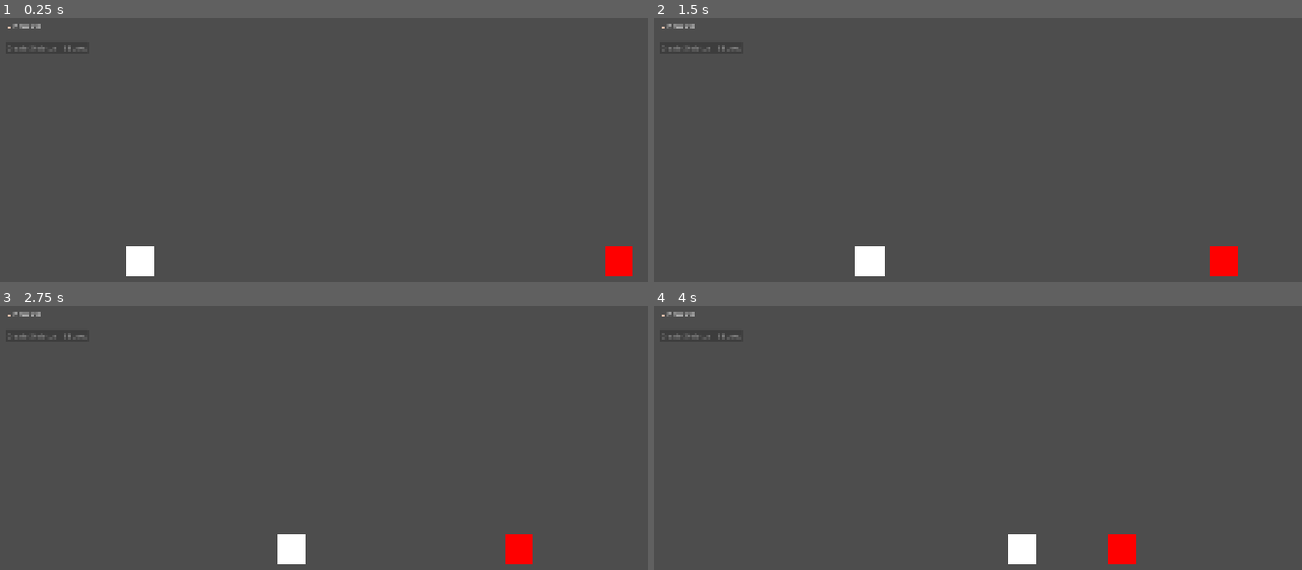
Above: before the commit, frames 1-4 (two rows, left to right).
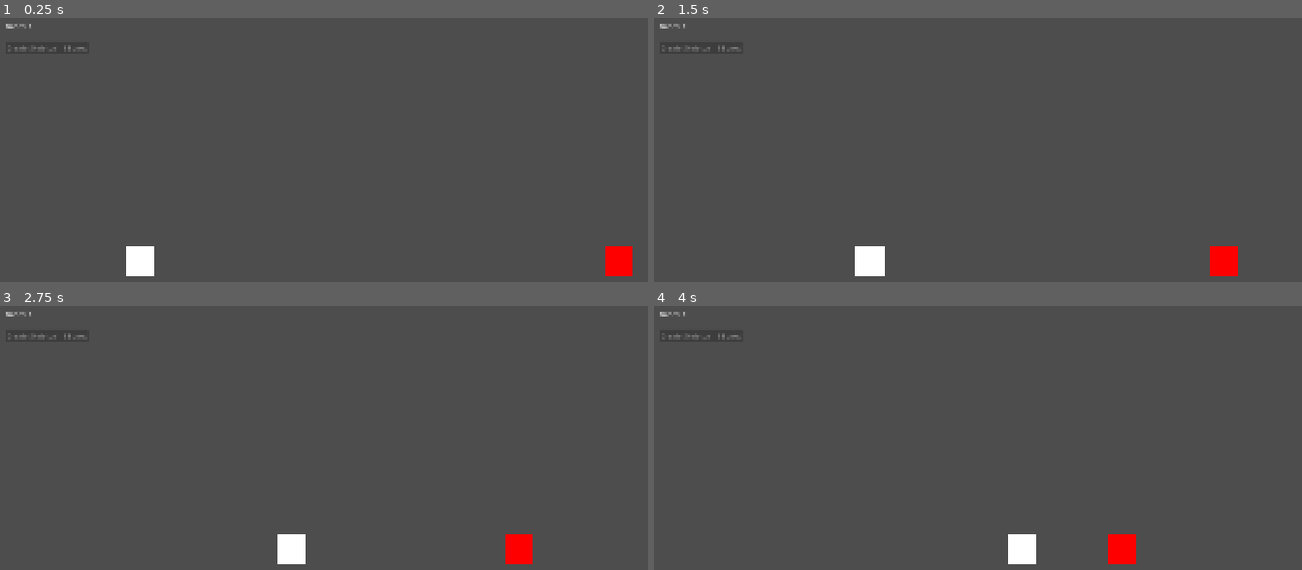
Above: after the commit, the same moments.

Repository: luizfelippe-dev/NecroWorks
Game: Godot game, scene res://main.tscn
Two runs of this game, one before a commit and one after it. Both use one fixed random seed, a clock stepped at 60 frames per second and the inputs below. The project has no main scene, so this scene is started directly.
Inputs:
- Up to frame 1 (0.25 s): no input
- Up to frame 2 (1.5 s): no input
- Up to frame 3 (2.75 s): no input
- Up to frame 4 (4 s): no input

The runs differ from the first frame. In frame 1, less than 0.1% of the frame differs, in the area x 0-7%, y 2-5%; in frame 2, less than 0.1%; in frame 3, less than 0.1%; in frame 4, less than 0.1%.

Commit message:
feat: support multiple skeletons in combat

Diff:
--- a/main.gd
+++ b/main.gd
@@ -7,62 +7,188 @@
 
 var corpse_scene = preload("res://corpse.tscn")
 
+# Movimento
 var skeleton_speed := 150.0
 var enemy_speed := 100.0
 
-var skeleton_hp := 100
+# Vida
+var skeleton_max_hp := 100
 var enemy_hp := 100
 
+# Dano
 var skeleton_damage := 10
 var enemy_damage := 8
 
+# Combate
 var attack_distance := 80.0
 var attack_cooldown := 0.7
-var attack_timer := 0.0
-
+var enemy_attack_timer := 0.0
+
+# Economia
 var bones := 0
 var bones_per_corpse := 5
-
 var skeleton_cost := 5
 
+# Skeletons
+var skeletons: Array = []
+var skeleton_hps: Dictionary = {}
+var skeleton_attack_timers: Dictionary = {}
+
+var skeleton_spawn_position := Vector2.ZERO
+
+
+func _ready():
+	skeleton_spawn_position = skeleton.position
+
+	register_skeleton(skeleton)
+
+	create_skeleton_button.pressed.connect(create_skeleton)
+
+	update_bones_ui()
+
 
 func _process(delta):
-	attack_timer -= delta
-
-	var distance = abs(enemy.position.x - skeleton.position.x)
-
-	if distance > attack_distance:
-		skeleton.position.x += skeleton_speed * delta
+	if not is_instance_valid(enemy):
+		return
+
+	if skeletons.is_empty():
+		return
+
+	enemy_attack_timer = max(enemy_attack_timer - delta, 0.0)
+
+	var target = get_closest_skeleton_to_enemy()
+
+	if target == null:
+		return
+
+	# Movimento e ataque do Enemy
+	var enemy_distance = abs(enemy.position.x - target.position.x)
+
+	if enemy_distance > attack_distance:
 		enemy.position.x -= enemy_speed * delta
 	else:
-		if attack_timer <= 0:
-			attack()
-			attack_timer = attack_cooldown
-
-
-func attack():
+		if enemy_attack_timer <= 0:
+			damage_skeleton(target)
+			enemy_attack_timer = attack_cooldown
+
+	# Movimento e ataque de TODOS os Skeletons
+	for current_skeleton in skeletons.duplicate():
+
+		if not is_instance_valid(current_skeleton):
+			continue
+
+		var timer = float(
+			skeleton_attack_timers.get(current_skeleton, 0.0)
+		)
+
+		timer = max(timer - delta, 0.0)
+
+		skeleton_attack_timers[current_skeleton] = timer
+
+		var distance = abs(
+			enemy.position.x - current_skeleton.position.x
+		)
+
+		if distance > attack_distance:
+			current_skeleton.position.x += skeleton_speed * delta
+
+		else:
+			if timer <= 0:
+				attack_enemy(current_skeleton)
+
+				if enemy_hp <= 0:
+					kill_enemy()
+					return
+
+
+func register_skeleton(new_skeleton):
+	skeletons.append(new_skeleton)
+
+	skeleton_hps[new_skeleton] = skeleton_max_hp
+
+	skeleton_attack_timers[new_skeleton] = 0.0
+
+	print("SKELETON REGISTRADO!")
+	print("TOTAL DE SKELETONS: ", skeletons.size())
+
+
+func attack_enemy(attacking_skeleton):
+	if not is_instance_valid(enemy):
+		return
+
 	enemy_hp -= skeleton_damage
-	skeleton_hp -= enemy_damage
-
-	print("Esqueleto HP: ", skeleton_hp, " | Inimigo HP: ", enemy_hp)
-
-	if enemy_hp <= 0:
-		print("INIMIGO MORREU!")
-
-		var death_position = enemy.position
-
-		spawn_corpse(death_position)
-
-		enemy.queue_free()
-
+
+	skeleton_attack_timers[attacking_skeleton] = attack_cooldown
+
+	print(
+		"SKELETON ATACOU! | Enemy HP: ",
+		enemy_hp,
+		" | Skeletons vivos: ",
+		skeletons.size()
+	)
+
+
+func damage_skeleton(target):
+	if not skeleton_hps.has(target):
+		return
+
+	skeleton_hps[target] -= enemy_damage
+
+	print(
+		"ENEMY ATACOU! | Skeleton HP: ",
+		skeleton_hps[target]
+	)
+
+	if skeleton_hps[target] <= 0:
+		kill_skeleton(target)
+
+
+func kill_skeleton(target):
+	print("SKELETON MORREU!")
+
+	skeleton_hps.erase(target)
+	skeleton_attack_timers.erase(target)
+	skeletons.erase(target)
+
+	target.queue_free()
+
+	print("SKELETONS RESTANTES: ", skeletons.size())
+
+	if skeletons.is_empty():
+		print("TODOS OS SKELETONS MORRERAM!")
 		set_process(false)
 
-	elif skeleton_hp <= 0:
-		print("ESQUELETO MORREU!")
-
-		skeleton.queue_free()
-
-		set_process(false)
+
+func get_closest_skeleton_to_enemy():
+	var closest_skeleton = null
+	var closest_distance := 1000000000.0
+
+	for current_skeleton in skeletons:
+
+		if not is_instance_valid(current_skeleton):
+			continue
+
+		var distance = abs(
+			enemy.position.x - current_skeleton.position.x
+		)
+
+		if distance < closest_distance:
+			closest_distance = distance
+			closest_skeleton = current_skeleton
+
+	return closest_skeleton
+
+
+func kill_enemy():
+	print("INIMIGO MORREU!")
+
+	var death_position = enemy.position
+
+	spawn_corpse(death_position)
+
+	enemy.queue_free()
+
+	set_process(false)
 
 
 func spawn_corpse(spawn_position: Vector2):
@@ -72,8 +198,9 @@
 
 	add_child(corpse)
 
-	corpse.pressed.connect(func():
-		process_corpse(corpse)
+	corpse.pressed.connect(
+		func():
+			process_corpse(corpse)
 	)
 
 	print("CADÁVER CRIADO!")
@@ -90,36 +217,34 @@
 
 	corpse.queue_free()
 
-func update_bones_ui():
-	bones_label.text = "🦴 Bones: " + str(bones)
-	create_skeleton_button.disabled = bones < skeleton_cost
-
-
-func _ready():
-	create_skeleton_button.pressed.connect(create_skeleton)
-	update_bones_ui()
 
 func create_skeleton():
 	if bones < skeleton_cost:
 		print("BONES INSUFICIENTES!")
 		return
 
-
 	bones -= skeleton_cost
+
+	var new_skeleton = skeleton.duplicate()
+
+	var vertical_offset = 90.0 * skeletons.size()
+
+	new_skeleton.position = skeleton_spawn_position + Vector2(
+		0,
+		vertical_offset
+	)
+
+	add_child(new_skeleton)
+
+	register_skeleton(new_skeleton)
+
 	update_bones_ui()
-
-
-	var new_skeleton = skeleton.duplicate()
-
-
-	new_skeleton.position = Vector2(
-		skeleton.position.x,
-		skeleton.position.y + 90
-	)
-
-
-	add_child(new_skeleton)
-
 
 	print("NOVO SKELETON CRIADO!")
 	print("TOTAL DE BONES: ", bones)
+
+
+func update_bones_ui():
+	bones_label.text = "Bones: " + str(bones)
+
+	create_skeleton_button.disabled = bones < skeleton_cost
Not shown, changed: docs/AI_HANDOFF.md
Not shown, changed: docs/DEVLOG.md
Not shown, changed: docs/ROADMAP.md
